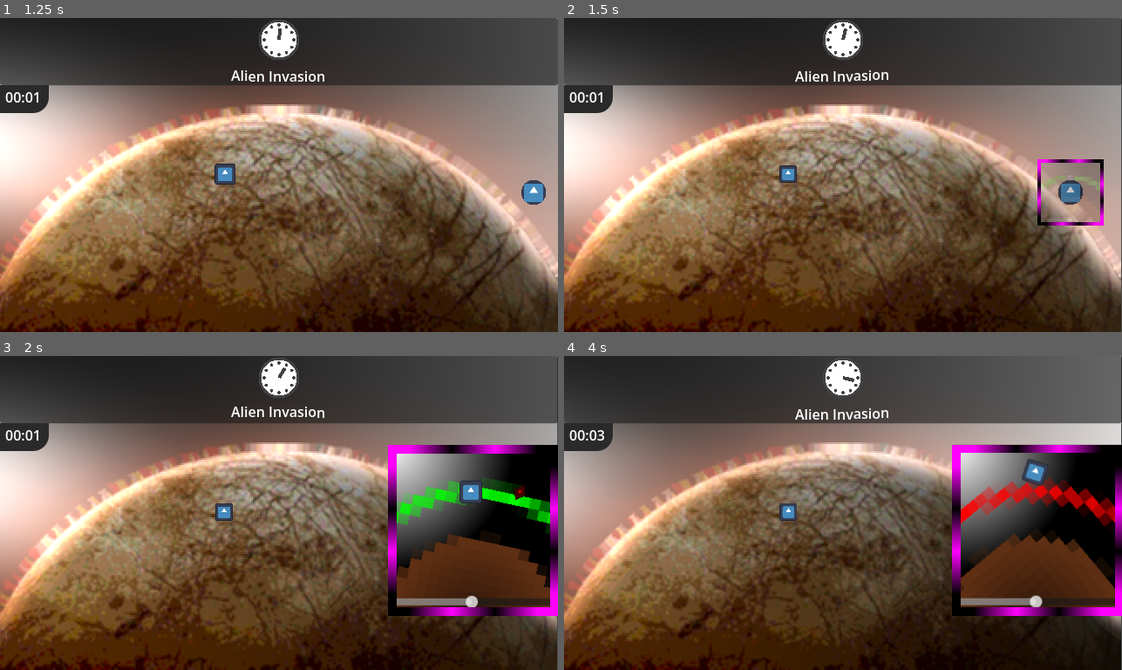
Above: before the commit, frames 1-4 (two rows, left to right).
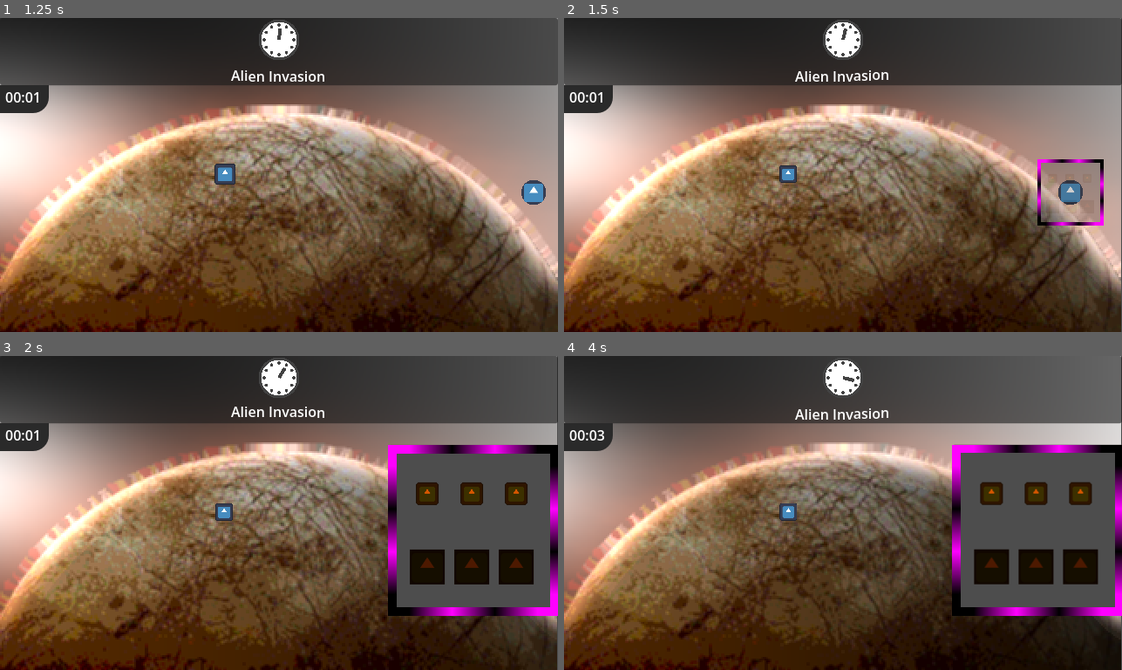
Above: after the commit, the same moments.

Repository: RedBlueCarrots/GMTK-2026
Game: Godot game, scene res://Scenes/main.tscn
Two runs of this game, one before a commit and one after it. Both use one fixed random seed, a clock stepped at 60 frames per second and the inputs below. The engine's default icon, where the game draws it, is replaced by a stand-in: a white triangle on a blue panel in a dark square.
Inputs (mouse positions are in pixels of both pictures, inside the frame that each line leads up to):
- Up to frame 1 (1.25 s): move the mouse to (223, 175) at 0.52 s; click (223, 175) at 0.6 s
- Up to frame 2 (1.5 s): move the mouse to (1099, 193) at 1.27 s; click (1099, 193) at 1.35 s
- Up to frame 3 (2 s): no input
- Up to frame 4 (4 s): move the mouse to (898, 443) at 2.02 s; click (898, 443) at 2.1 s; move the mouse to (815, 575) at 2.77 s; click (815, 575) at 2.85 s; move the mouse to (1010, 560) at 3.52 s; click (1010, 560) at 3.6 s

Frame 1 is identical in both runs. In frame 2, less than 0.1% of the frame differs, in the area x 85-96%, y 46-65%; in frame 3, 12%; in frame 4, 12%, in the area x 71-99%, y 30-80%.

Commit message:
starvation_game

Diff:
--- a/Scenes/event.tscn
+++ b/Scenes/event.tscn
@@ -272,6 +272,7 @@
 
 [node name="SubViewport" type="SubViewport" parent="Panel/SubViewportContainer" unique_id=222248619]
 handle_input_locally = false
+physics_object_picking = true
 size = Vector2i(196, 196)
 render_target_update_mode = 4
 
--- a/Scenes/main.tscn
+++ b/Scenes/main.tscn
@@ -49,4 +49,4 @@
 
 [node name="Event" parent="." unique_id=150192178 instance=ExtResource("4_jjvhh")]
 position = Vector2(292, 20)
-minigame_scene = "unstable_orbit_minigame"
+minigame_scene = "starvation_minigame"
--- /dev/null
+++ b/Scenes/starvation_minigame.gd
@@ -0,0 +1,59 @@
+extends Minigame
+
+
+var held_item : Area2D = null
+var held_old_pos : Vector2
+var free_pass := false
+var click_buffer := 0
+# Called when the node enters the scene tree for the first time.
+func _ready() -> void:
+	for a in $Fields.get_children():
+		a.connect("input_event", field_input_event.bind(a))
+	for a in $Tools.get_children():
+		a.connect("input_event", tool_input_event.bind(a))
+
+
+# Called every frame. 'delta' is the elapsed time since the previous frame.
+func _process(delta: float) -> void:
+	if held_item:
+		held_item.global_position = get_global_mouse_position()
+	if held_item and Input.is_action_just_pressed("click") and not free_pass:
+		await get_tree().process_frame
+		await get_tree().process_frame
+		if click_buffer == 0:
+			held_item.position = held_old_pos
+			held_item.get_child(1).disabled = false
+			held_item = null
+		else:
+			click_buffer -= 1
+	free_pass = false
+	if $Fields.get_child_count() == 0:
+		finish()
+
+func field_input_event(viewport, event: InputEvent, shape_idx, nod:Area2D):
+	if held_item and event is InputEventMouseButton and event.pressed:
+		if held_item:
+			if held_item.name == "Seeds" and nod.get_child(2).frame == 0:
+				nod.get_child(2).frame = 1
+			if held_item.name == "Water":
+				nod.get_child(0).animation = "Wet"
+			click_buffer += 1
+	elif !held_item and event is InputEventMouseButton and event.pressed:
+		if nod.get_child(2).frame == 3:
+			nod.queue_free()
+
+func tool_input_event(viewport, event: InputEvent, shape_idx, nod:Area2D):
+	if event is InputEventMouseButton and event.pressed:
+		if held_item == null and nod.name != "Time":
+			held_item = nod
+			held_old_pos = nod.position
+			free_pass = true
+			held_item.get_child(1).disabled = true
+		if held_item == null and nod.name == "Time":
+			do_time()
+
+func do_time():
+	for f : Area2D in $Fields.get_children():
+		if f.get_child(0).animation == "Wet" and f.get_child(2).frame > 0:
+			f.get_child(2).frame = clamp(f.get_child(2).frame+1, 0, 3)
+		f.get_child(0).animation = "Dry"
--- /dev/null
+++ b/Scenes/starvation_minigame.tscn
@@ -0,0 +1,164 @@
+[gd_scene format=3 uid="uid://cxvig8wmkgknd"]
+
+[ext_resource type="Script" uid="uid://d3pfxetjghnu" path="res://Scenes/starvation_minigame.gd" id="1_lh5lg"]
+[ext_resource type="PackedScene" uid="uid://cbkyray7c10o" path="res://Scenes/minigame_outline.tscn" id="2_v1qvn"]
+[ext_resource type="Texture2D" uid="uid://dca68y1jkcq76" path="res://icon.svg" id="3_6uhjo"]
+
+[sub_resource type="AtlasTexture" id="AtlasTexture_v6nem"]
+atlas = ExtResource("3_6uhjo")
+region = Rect2(14, 14, 100, 100)
+
+[sub_resource type="SpriteFrames" id="SpriteFrames_rl35k"]
+animations = [{
+"frames": [{
+"duration": 1.0,
+"texture": SubResource("AtlasTexture_v6nem")
+}],
+"loop": 1,
+"name": &"Dry",
+"speed": 5.0
+}, {
+"frames": [{
+"duration": 1.0,
+"texture": ExtResource("3_6uhjo")
+}],
+"loop": 1,
+"name": &"Wet",
+"speed": 5.0
+}]
+
+[sub_resource type="RectangleShape2D" id="RectangleShape2D_bhkdp"]
+size = Vector2(48, 48)
+
+[sub_resource type="AtlasTexture" id="AtlasTexture_6uhjo"]
+atlas = ExtResource("3_6uhjo")
+region = Rect2(0, 0, 2, 2)
+
+[sub_resource type="AtlasTexture" id="AtlasTexture_bhkdp"]
+atlas = ExtResource("3_6uhjo")
+region = Rect2(0, 0, 32, 32)
+
+[sub_resource type="AtlasTexture" id="AtlasTexture_lh5lg"]
+atlas = ExtResource("3_6uhjo")
+region = Rect2(32, 0, 32, 32)
+
+[sub_resource type="AtlasTexture" id="AtlasTexture_v1qvn"]
+atlas = ExtResource("3_6uhjo")
+region = Rect2(32, 32, 32, 32)
+
+[sub_resource type="SpriteFrames" id="SpriteFrames_rmeow"]
+animations = [{
+"frames": [{
+"duration": 1.0,
+"texture": SubResource("AtlasTexture_6uhjo")
+}, {
+"duration": 1.0,
+"texture": SubResource("AtlasTexture_bhkdp")
+}, {
+"duration": 1.0,
+"texture": SubResource("AtlasTexture_lh5lg")
+}, {
+"duration": 1.0,
+"texture": SubResource("AtlasTexture_v1qvn")
+}],
+"loop": 1,
+"name": &"Grow",
+"speed": 5.0
+}]
+
+[sub_resource type="RectangleShape2D" id="RectangleShape2D_rmeow"]
+size = Vector2(24, 24)
+
+[node name="Starvation" type="Node2D" unique_id=1163763382]
+script = ExtResource("1_lh5lg")
+
+[node name="MinigameOutline" parent="." unique_id=959946983 instance=ExtResource("2_v1qvn")]
+
+[node name="Fields" type="Node2D" parent="." unique_id=908725622]
+position = Vector2(45, 140)
+
+[node name="Field1" type="Area2D" parent="Fields" unique_id=861158839]
+
+[node name="Dirt" type="AnimatedSprite2D" parent="Fields/Field1" unique_id=1296193817]
+modulate = Color(0.3, 0.10000002, 0, 1)
+scale = Vector2(0.4, 0.4)
+sprite_frames = SubResource("SpriteFrames_rl35k")
+animation = &"Dry"
+
+[node name="CollisionShape2D" type="CollisionShape2D" parent="Fields/Field1" unique_id=776309512]
+visible = false
+shape = SubResource("RectangleShape2D_bhkdp")
+
+[node name="Plant" type="AnimatedSprite2D" parent="Fields/Field1" unique_id=1788484333]
+sprite_frames = SubResource("SpriteFrames_rmeow")
+animation = &"Grow"
+
+[node name="Field2" type="Area2D" parent="Fields" unique_id=182215685]
+position = Vector2(51, 0)
+
+[node name="Dirt" type="AnimatedSprite2D" parent="Fields/Field2" unique_id=2083917281]
+modulate = Color(0.3, 0.10000002, 0, 1)
+scale = Vector2(0.4, 0.4)
+sprite_frames = SubResource("SpriteFrames_rl35k")
+animation = &"Dry"
+
+[node name="CollisionShape2D" type="CollisionShape2D" parent="Fields/Field2" unique_id=1683065773]
+visible = false
+shape = SubResource("RectangleShape2D_bhkdp")
+
+[node name="Plant" type="AnimatedSprite2D" parent="Fields/Field2" unique_id=751246977]
+sprite_frames = SubResource("SpriteFrames_rmeow")
+animation = &"Grow"
+
+[node name="Field3" type="Area2D" parent="Fields" unique_id=1577242957]
+position = Vector2(102, 0)
+
+[node name="Dirt" type="AnimatedSprite2D" parent="Fields/Field3" unique_id=496744798]
+modulate = Color(0.3, 0.10000002, 0, 1)
+scale = Vector2(0.4, 0.4)
+sprite_frames = SubResource("SpriteFrames_rl35k")
+animation = &"Dry"
+
+[node name="CollisionShape2D" type="CollisionShape2D" parent="Fields/Field3" unique_id=64315981]
+visible = false
+shape = SubResource("RectangleShape2D_bhkdp")
+
+[node name="Plant" type="AnimatedSprite2D" parent="Fields/Field3" unique_id=151380560]
+sprite_frames = SubResource("SpriteFrames_rmeow")
+animation = &"Grow"
+
+[node name="Tools" type="Node2D" parent="." unique_id=772869676]
+position = Vector2(0, -84)
+
+[node name="Seeds" type="Area2D" parent="Tools" unique_id=899654929]
+position = Vector2(45, 140)
+
+[node name="SeedPacket" type="Sprite2D" parent="Tools/Seeds" unique_id=1138949401]
+modulate = Color(0.8469387, 0.34159583, 0, 1)
+scale = Vector2(0.2, 0.2)
+texture = ExtResource("3_6uhjo")
+
+[node name="CollisionShape2D" type="CollisionShape2D" parent="Tools/Seeds" unique_id=1718295334]
+shape = SubResource("RectangleShape2D_rmeow")
+
+[node name="Water" type="Area2D" parent="Tools" unique_id=363043331]
+position = Vector2(96, 140)
+
+[node name="WateringCan" type="Sprite2D" parent="Tools/Water" unique_id=1429187552]
+modulate = Color(0.8469387, 0.34159583, 0, 1)
+scale = Vector2(0.2, 0.2)
+texture = ExtResource("3_6uhjo")
+
+[node name="CollisionShape2D" type="CollisionShape2D" parent="Tools/Water" unique_id=846033797]
+shape = SubResource("RectangleShape2D_rmeow")
+
+[node name="Time" type="Area2D" parent="Tools" unique_id=586124381]
+position = Vector2(147, 140)
+
+[node name="Clock" type="Sprite2D" parent="Tools/Time" unique_id=1006736209]
+modulate = Color(0.8469387, 0.34159583, 0, 1)
+scale = Vector2(0.2, 0.2)
+texture = ExtResource("3_6uhjo")
+
+[node name="CollisionShape2D" type="CollisionShape2D" parent="Tools/Time" unique_id=2028545247]
+shape = SubResource("RectangleShape2D_rmeow")
--- a/project.godot
+++ b/project.godot
@@ -33,6 +33,11 @@
 "events": [Object(InputEventKey,"resource_local_to_scene":false,"resource_name":"","device":16,"window_id":0,"alt_press …(195 unchanged characters)…
 ]
 }
+click={
+"deadzone": 0.2,
+"events": [Object(InputEventMouseButton,"resource_local_to_scene":false,"resource_name":"","device":-1,"window_id":0,"alt_pressed":false,"shift_pressed":false,"ctrl_pressed":false,"meta_pressed":false,"button_mask":1,"position":Vector2(111, 19),"global_position":Vector2(120, 67),"factor":1.0,"button_index":1,"canceled":false,"pressed":true,"double_click":false,"script":null)
+]
+}
 
 [physics]
 
Not shown, added: Scenes/starvation_minigame.gd.uid
